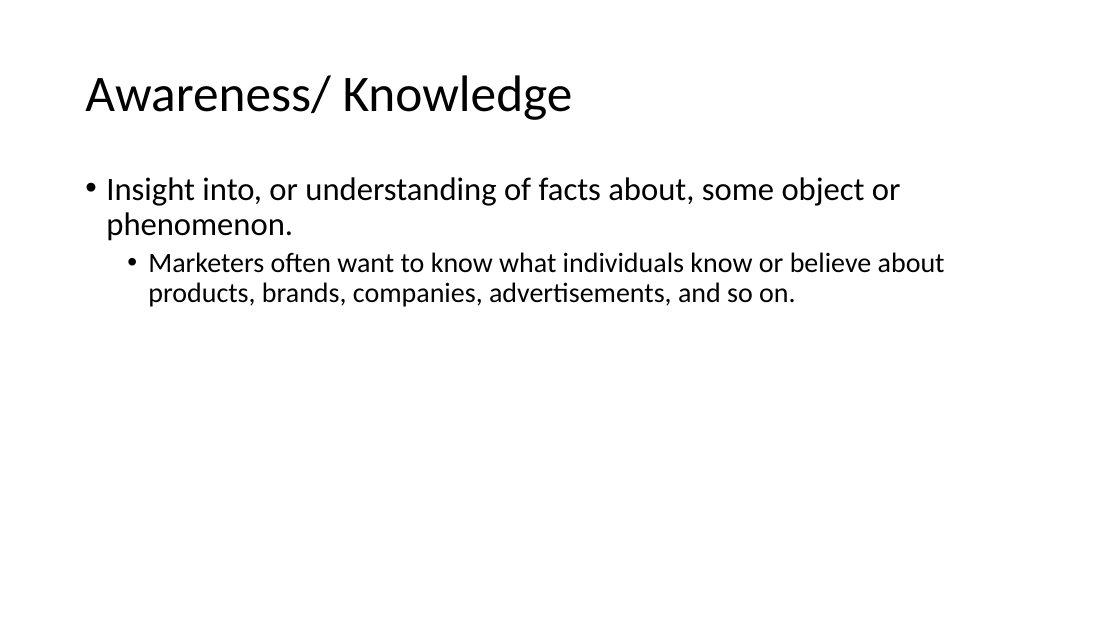
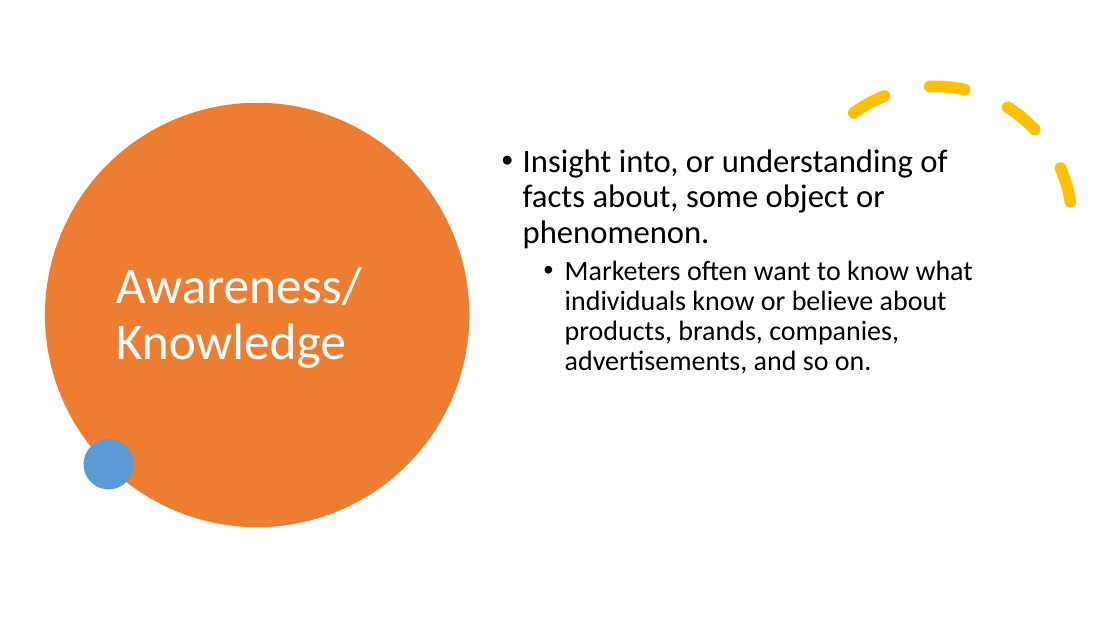
Before and after one commit to mikenguyen13/mar4050, a slide deck: slide 12 of lectures/5/1_Research Presentation.pptx. Drawn at 1120x630 pixels with LibreOffice and Linux fonts; fonts in the diff are those of the drawing. Boxes give left, top, right and bottom in pixels: in the first picture for what was removed or moved away, otherwise in the second. Text is boxed around its words. In the diff, an @@ line names an element or a change of style, - is before the commit and + after.

```diff
--- a/lectures/5/1_Research Presentation.pptx
+++ b/lectures/5/1_Research Presentation.pptx
@@ arc (boxed as its full ellipse) added at box(748, 36, 1120, 411), outline #FFC000 10 pt dashed @@
@@ ellipse added at box(45, 103, 469, 527), fill #ED7D31 @@
@@ title "Awareness/ Knowledge": place and size @@
-title "Awareness/ Knowledge" at box(85, 75, 573, 120)
+title "Awareness/ Knowledge" at box(116, 267, 362, 368)
@@ title "Awareness/ Knowledge" at box(116, 267, 362, 368): text colour #000000 to #FFFFFF @@
@@ text "Insight into, or understanding of ..." rewrapped from box(106, 177, 945, 307) to box(523, 149, 973, 374) @@
@@ ellipse added at box(84, 439, 134, 490), fill #5B9BD5 @@
```
Also in this commit, not shown: 9 other slides changed, 12 other files.
